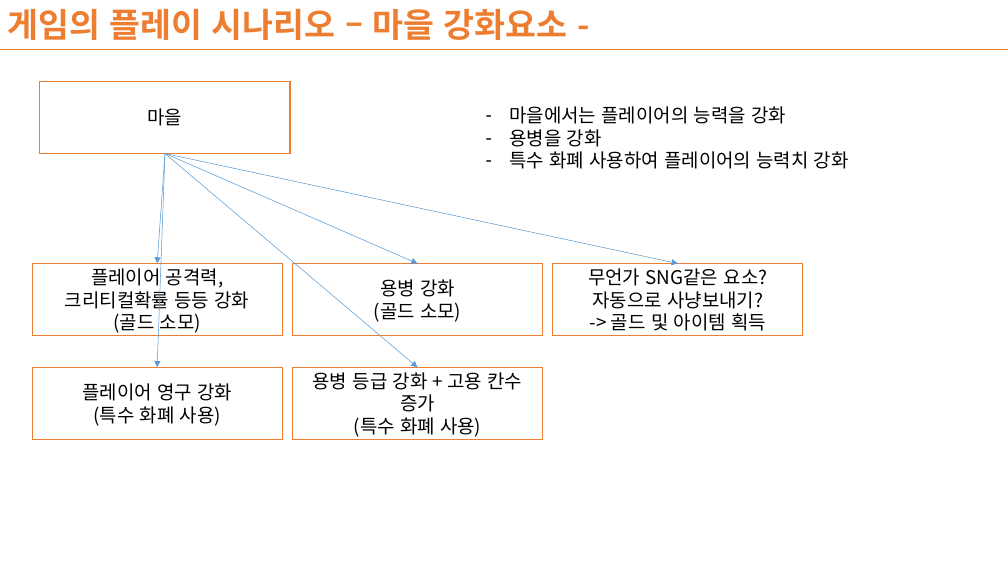
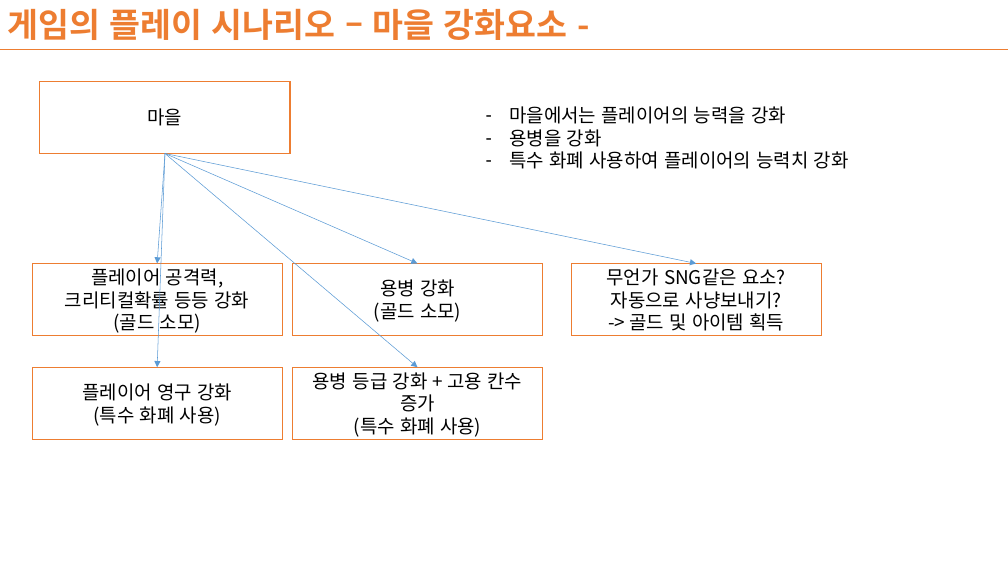
Before and after one commit to skyser2003/G, a slide deck: slide 18 of Design/Documents/Project G Introduction.pptx. Drawn at 1008x567 pixels with LibreOffice and Linux fonts; fonts in the diff are those of the drawing. Boxes give left, top, right and bottom in pixels: in the first picture for what was removed or moved away, otherwise in the second. Text is boxed around its words. In the diff, an @@ line names an element or a change of style, - is before the commit and + after.

```diff
--- a/Design/Documents/Project G Introduction.pptx
+++ b/Design/Documents/Project G Introduction.pptx
@@ arrow moved from (165, 154) - (678, 264) to (165, 154) - (696, 264) @@
@@ rectangle "무언가 SNG같은 요소?" moved from (x1=553, y1=264, x2=803, y2=336) to (x1=571, y1=264, x2=821, y2=336) @@
```
Also in this commit, not shown: 5 other slides changed, 4 other files.
